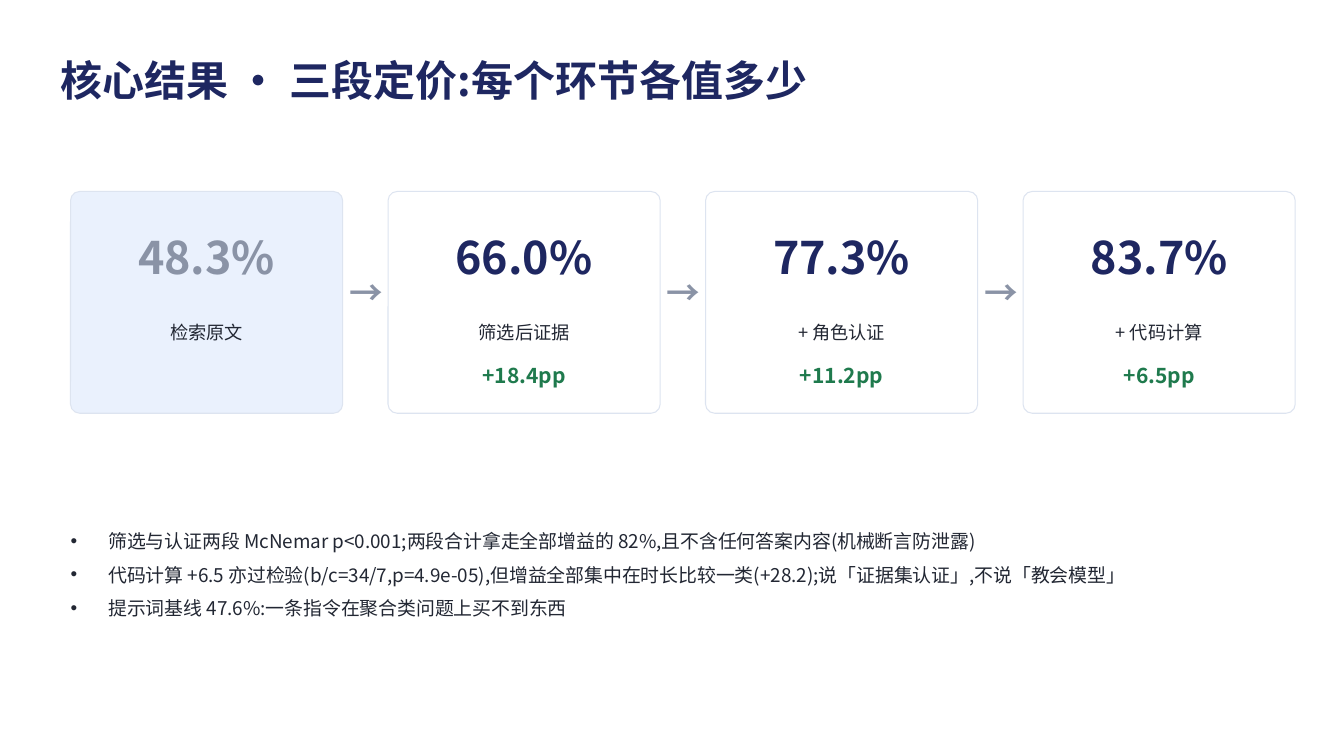
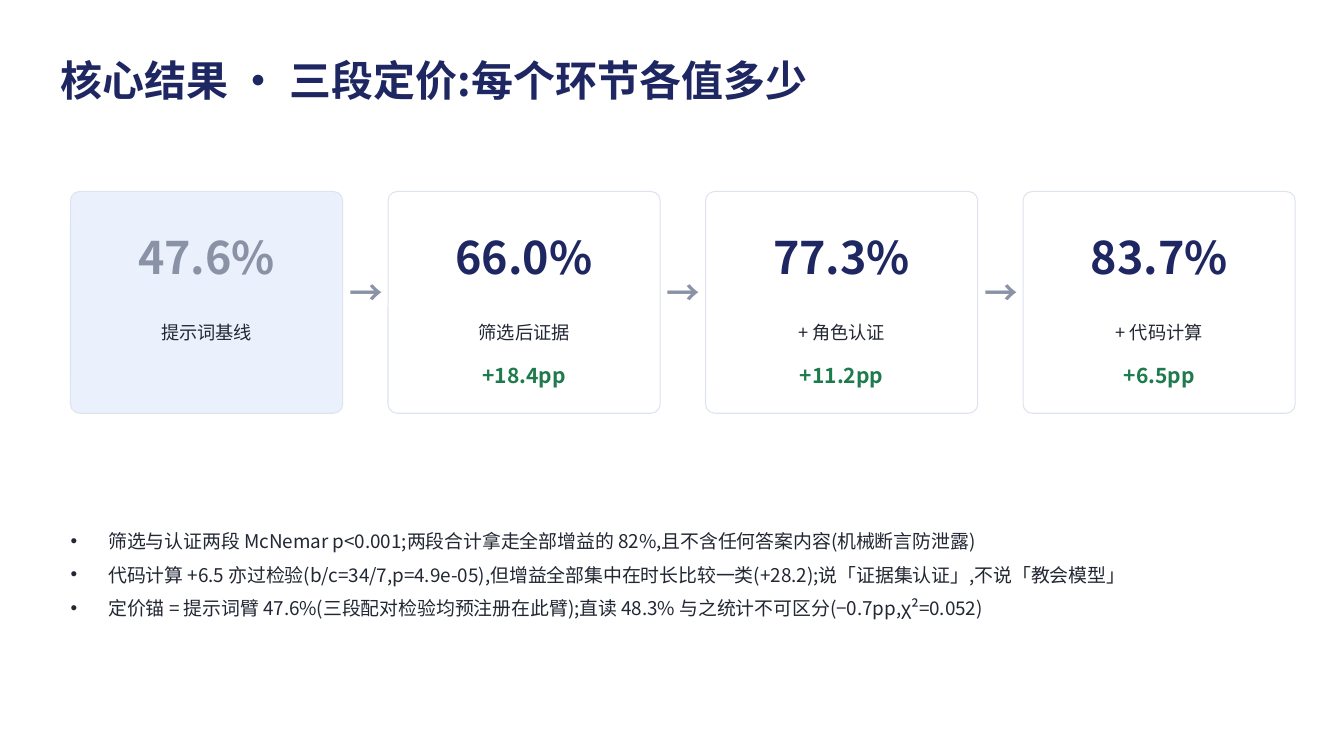
Before and after one commit to jeremyz12/qvf_withcontroller, a slide deck: slide 10 of study_logs/QVF_report_20260820.pptx. Drawn at 1344x756 pixels with LibreOffice and Linux fonts; fonts in the diff are those of the drawing. Boxes give left, top, right and bottom in pixels: in the first picture for what was removed or moved away, otherwise in the second. Text is boxed around its words. In the diff, an @@ line names an element or a change of style, - is before the commit and + after.

```diff
--- a/study_logs/QVF_report_20260820.pptx
+++ b/study_logs/QVF_report_20260820.pptx
@@ text at (138, 240, 275, 275): text changed @@
-48.3%
+47.6%
@@ text at (161, 323, 252, 341): text changed @@
-检索原文
+提示词基线
@@ text at (108, 598, 983, 620): text changed @@
-• 提示词基线 47.6%:一条指令在聚合类问题上买不到东西
+• 定价锚 = 提示词臂 47.6%(三段配对检验均预注册在此臂);直读 48.3% 与之统计不可区分(−0.7pp,χ²=0.052)
```
Also in this commit, not shown: 5 other slides changed, 1 other file.
